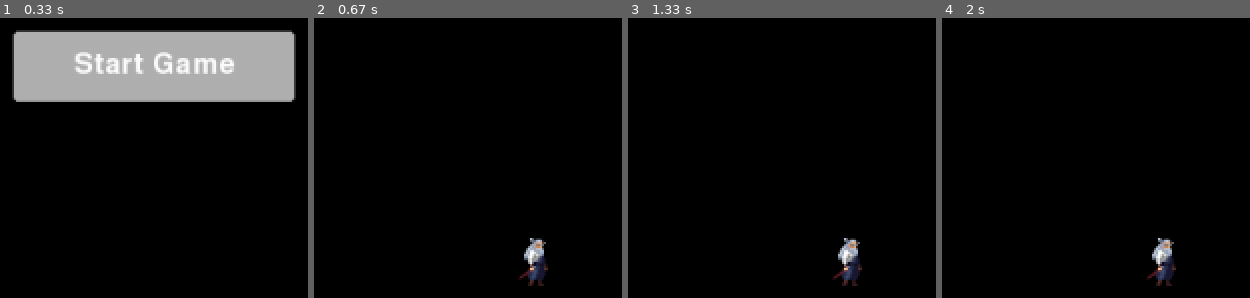
Above: before the commit, frames 1-4 (left to right).
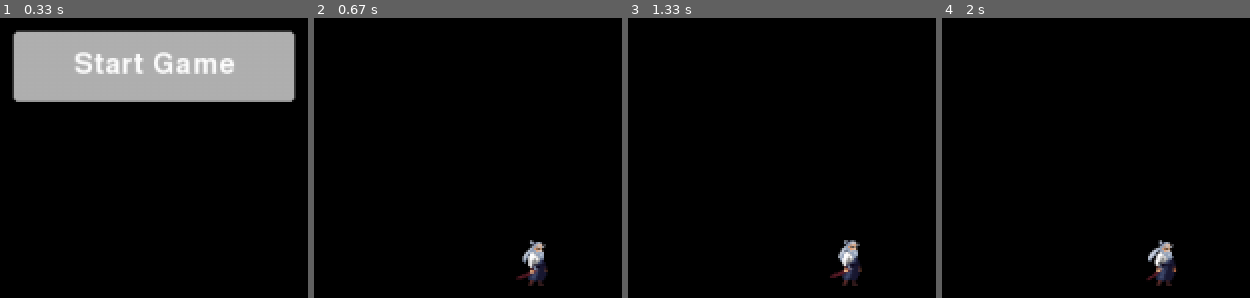
Above: after the commit, the same moments.

Repository: FosterSenpai/PygamePlatformer
Game: pygame game, started from src/main.py
The game is run twice, just before and just after one commit, with the same random seed, the same clock (stepped at 60 frames per second) and the same inputs.
Inputs:
- Up to frame 1 (0.33 s): no input
- Up to frame 2 (0.67 s): click "Start Game" at 0.38 s
- Up to frame 3 (1.33 s): tap Space at 0.67 s
- Up to frame 4 (2 s): no input

Frame 1 is identical in both runs. In frame 2, 0.6% of the frame differs, in the area x 65-76%, y 78-95%; in frame 3, 0.5%; in frame 4, 0.6%, in the area x 66-76%, y 78-95%.

Commit message:
feat(player) enhance animation handling by adding update_animation method and adjusting frame calculations to work with player speed.

Diff:
--- a/src/classes/creatures/player.py
+++ b/src/classes/creatures/player.py
@@ -22,7 +22,13 @@
         self._current_spritesheet = self._sprites[self._current_action]
         self._frame_index = 0
         self._is_facing_left = False
+        self._frame_height = 96
+        self._frame_width = 96
         self._current_frame = self.get_current_frame()
+
+        # Animation timing
+        self._animation_timer = 0
+        self._base_animation_speed = 0.05 # Time between frame changes (seconds)
 
         # Update default stats with those from save file
         if save_file_path is not None:
@@ -94,16 +100,15 @@
             sprites[action] = pygame.image.load(path).convert_alpha()
         return sprites
 
-    def update(self):
+    def update(self, delta_time=1/60):
         # Update current sprite sheet for action.
         self._current_spritesheet = self._sprites[self._current_action]
+        self.update_animation(delta_time)
         self._current_frame = self.get_current_frame()
 
     def get_current_frame(self):
         # Rectangle for cutting out frame
-        frame_height = 96
-        frame_width = 96
-        frame_rect = pygame.Rect(self._frame_index * frame_width, 0, frame_width, frame_height)
+        frame_rect = pygame.Rect(self._frame_index * self._frame_width, 0, self._frame_width, self._frame_height)
         frame = self._current_spritesheet.subsurface(frame_rect)
 
         # Flip frame if facing left
@@ -115,3 +120,20 @@
 
     def draw(self, surface):
         surface.blit(self._current_frame, (self.x, self.y))
+
+    def update_animation(self, delta_time):
+        # Calculate number of frames in sheet
+        sheet_width = self._current_spritesheet.get_width()
+        num_frames = sheet_width // self._frame_width
+
+        # Animation speed  tied to player speed
+        # Higher player speed, lower time between frames
+        animation_speed = self._base_animation_speed / max(1, self.speed / 10)
+        self._animation_timer += delta_time # Increment timer
+        # If timer hits animation speed increment frame and reset timer
+        if self._animation_timer >= animation_speed:
+            self._animation_timer = 0
+            self._frame_index += 1
+            # Reset after last frame
+            if self._frame_index >= num_frames:
+                self._frame_index = 0
